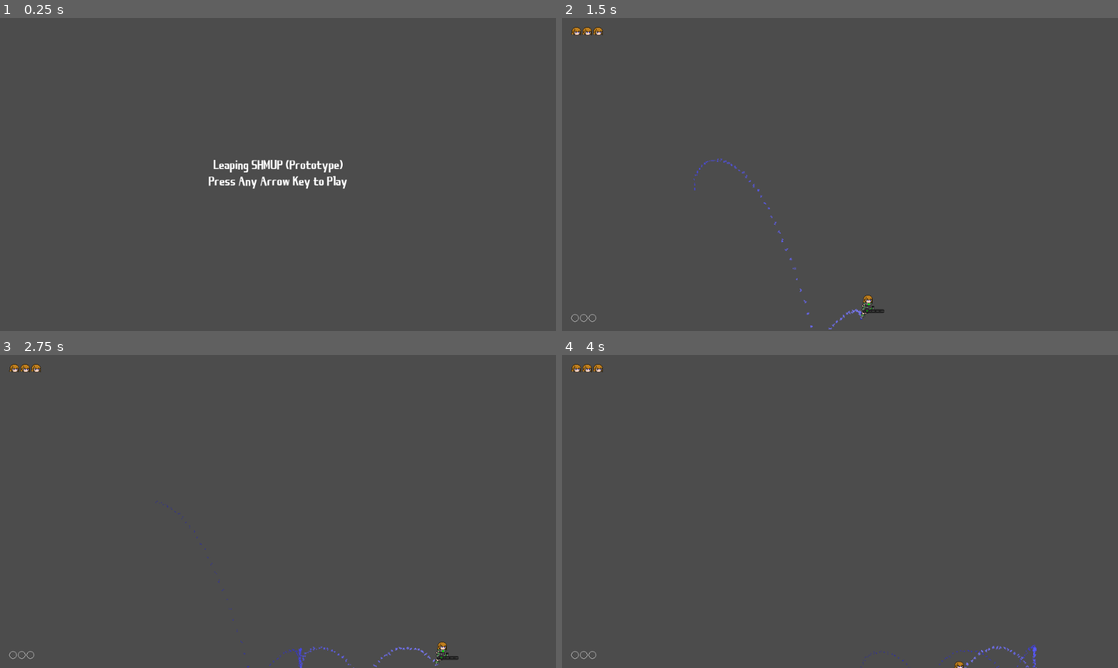
Above: before the commit, frames 1-4 (two rows, left to right).
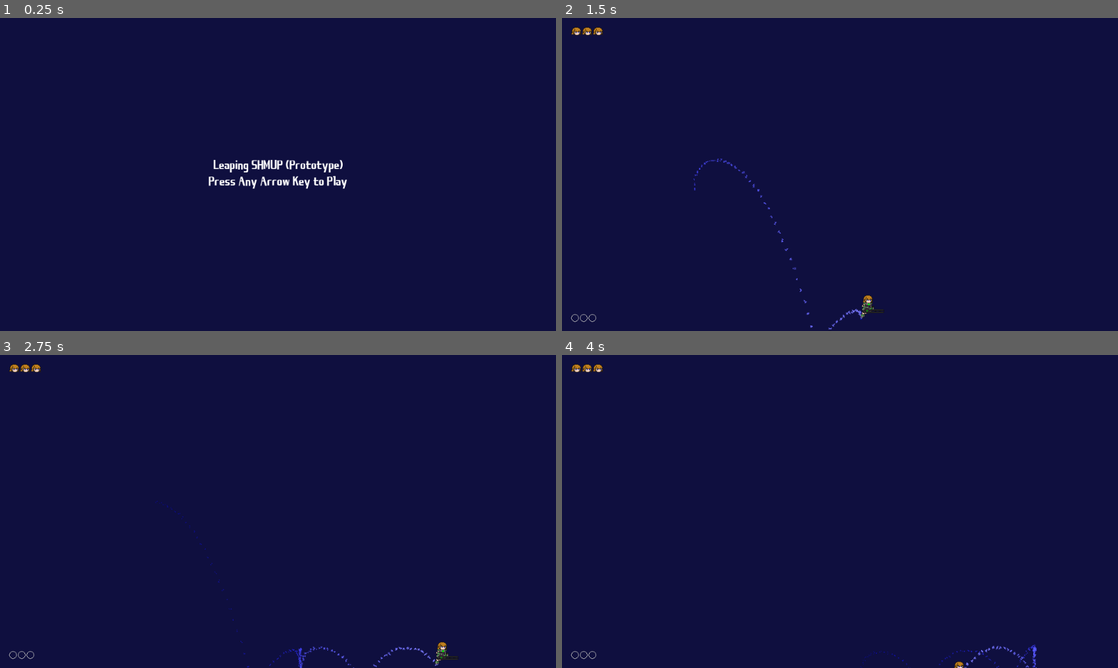
Above: after the commit, the same moments.

Repository: RanDReille/Leaping_SHMUP-Prototype
Game: Godot game, scene res://Scenes/Worlds/Menu.tscn
The game is run twice, just before and just after one commit, with the same random seed, the same clock (stepped at 60 frames per second) and the same inputs.
Inputs:
- Up to frame 1 (0.25 s): no input
- Up to frame 2 (1.5 s): tap Enter at 0.5 s; hold Right (ui_right) 0.53-1.28 s; hold Down (ui_down) from 1.28 s (still down)
- Up to frame 3 (2.75 s): release Down (ui_down) at 2.03 s; hold Right (ui_right) from 2.03 s (still down)
- Up to frame 4 (4 s): release Right (ui_right) at 2.78 s; hold Up (ui_up) 2.78-3.53 s; hold Left (ui_left) from 3.53 s (still down)

The runs differ from the first frame. In frame 1, 100% of the frame differs, in the area x 0-100%, y 0-100%; in frame 2, 100%; in frame 3, 100%; in frame 4, 100%.

Commit message:
Add files via upload

Diff:
--- a/project.godot
+++ b/project.godot
@@ -69,3 +69,7 @@
 , Object(InputEventKey,"resource_local_to_scene":false,"resource_name":"","device":0,"alt":false,"shift":false,"control":false,"meta":false,"command":false,"pressed":false,"scancode":16777233,"unicode":0,"echo":false,"script":null)
  ]
 }
+
+[rendering]
+
+environment/default_clear_color=Color( 0.0627451, 0.0627451, 0.25098, 1 )
Not shown, changed: export_presets.cfg
Binary file added: icon.ico
Binary file added: icon.png
Not shown, added: icon.png.import
Binary file added: index.png
Not shown, added: Leaping SHMUP (Prototype).pck
Not shown, added: Leaping SHMUP HTML.zip
Not shown, added: Leaping SHMUP executable.zip
Not shown, added: index.html
Not shown, added: index.js
Not shown, added: index.pck
Not shown, added: index.wasm
